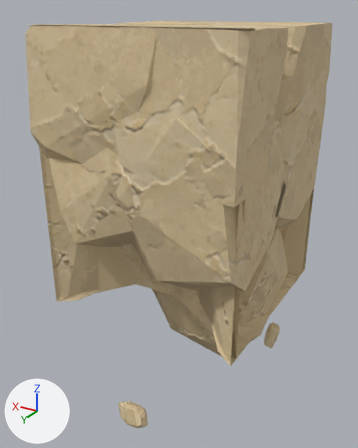
The glTF model assets/custom/models/ground_modules/ground_bottom_square_strip_02.glb as it was, and as the next commit left it.
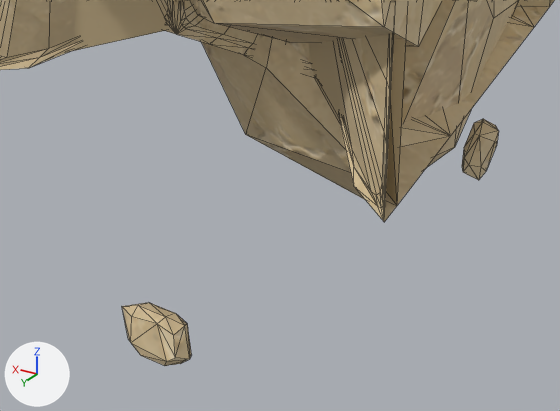
Old and new are each drawn whole from a 50 mm camera at (-0.69, 2.58, 1.05) aimed at (0.54, 0.52, 0.03) and again close up on the part from 18% to 86% of the width and 61% to 100% of the height. Lighting does not change. The marker at lower left points along +X, +Y and +Z. The first two pictures are the older version. The close-ups show mesh edges as thin lines. Vertices at exactly the same position are counted once.

Objects in the first close-up: 'GroundBottomSquareStrip02_Body'.
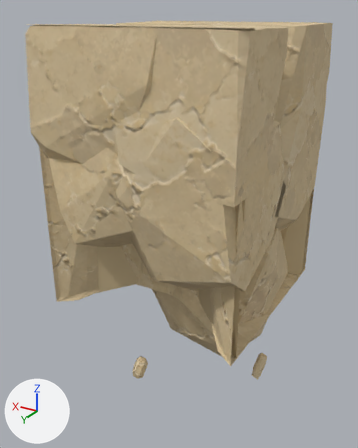
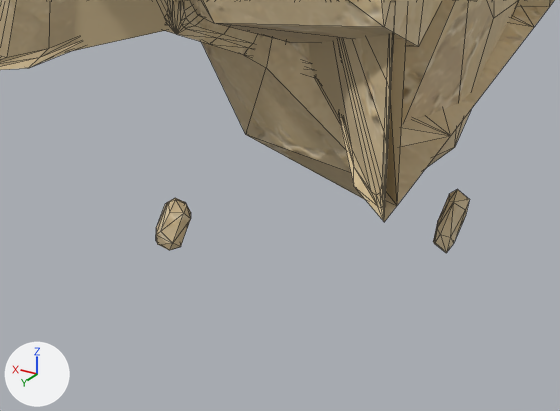
Where the change shows, as pixel boxes (x1, y1, x2, y2) in the close-ups (560 x 411 px; the box of a moved part takes in the faces that stretch with it):
'GroundBottomSquareStrip02_Body', reshaped: before (0, 0, 554, 366); after (0, 0, 554, 253)
part 1 of me_groundbottomsquarestrip02_bodyshouldermesh, moved or reshaped: before (122, 302, 191, 366); after (156, 198, 191, 250)
part 2 of me_groundbottomsquarestrip02_bodyshouldermesh, moved or reshaped: before (462, 119, 499, 180); after (433, 189, 470, 253)

The edits, one by one:
me_groundbottomsquarestrip02_bodyshouldermesh is used by ob_groundbottomsquarestrip02_body; location (0.0, 0.0, 0.0).
me_groundbottomsquarestrip02_bodyshouldermesh had 871 vertices, 1530 faces and spanned x 0.0..1.0, y -0.04..1.04, z -0.95..1.0.
me_groundbottomsquarestrip02_bodyshouldermesh now has 871 vertices, 1530 faces and spans x 0.0..1.0, y -0.04..1.04, z -0.93..1.0.
me_groundbottomsquarestrip02_bodyshouldermesh part 1: the loose piece of 24 vertices spanning x 0.44..0.65, y 0.94..1.04, z -0.95..-0.81 is multiplied about its middle by the matrix ((0.578, 0.578, -0.01), (-0.547, 0.542, -0.277), (-0.19, 0.203, 0.769)), then moved by (0.04, -0.14, 0.19).
me_groundbottomsquarestrip02_bodyshouldermesh part 2: the loose piece of 24 vertices spanning x 0.11..0.21, y -0.04..0.06, z -0.93..-0.77 is multiplied about its middle by the matrix ((0.912, 0.023, 0.003), (-0.022, 0.895, -0.175), (-0.007, 0.175, 0.895)), then moved by (-0.05, 0.32, 0.0).
